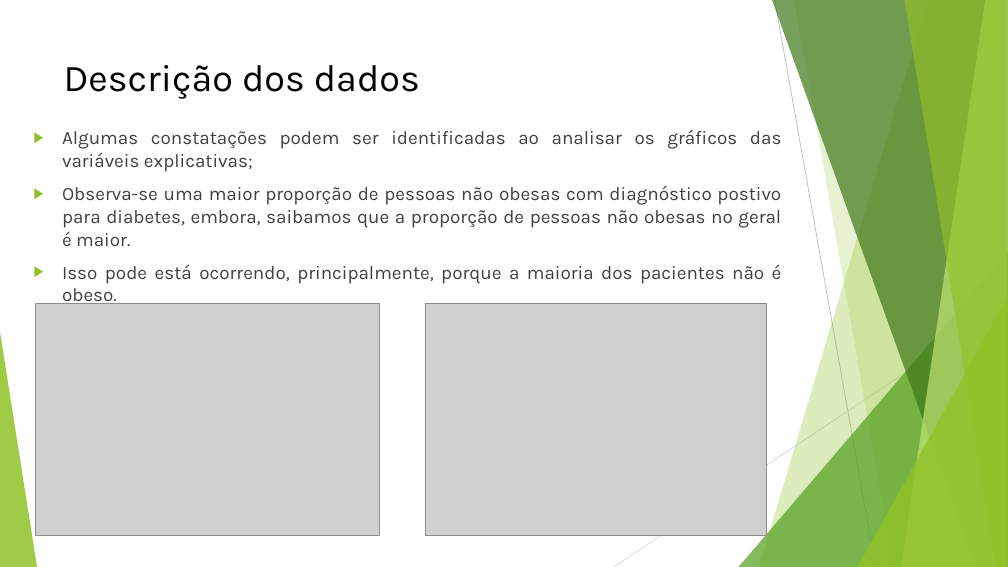
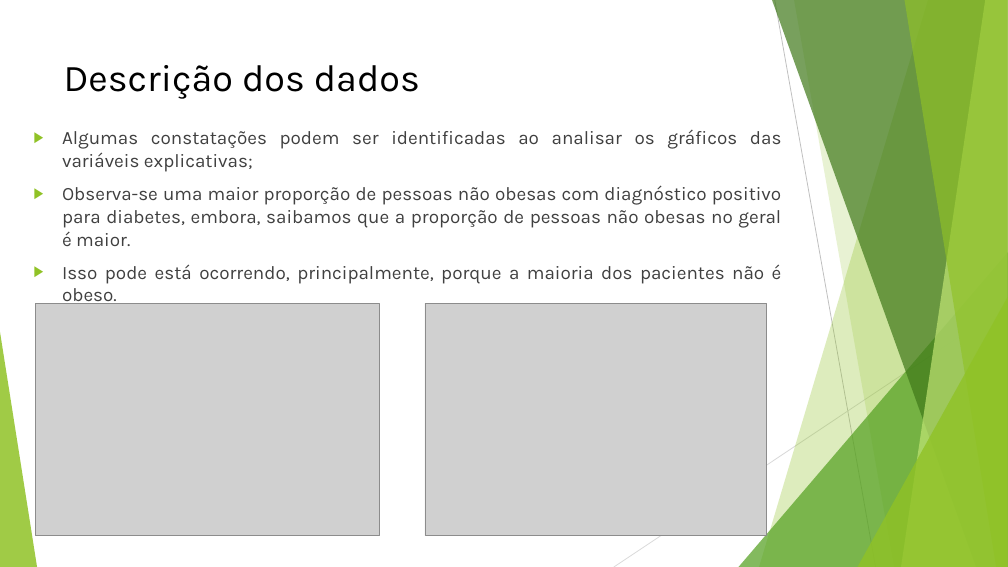
Before and after one commit to igorss77/diabetes_project, a slide deck: slide 5 of docs/Early stage diabetes – risk predictions.pptx. Drawn at 1008x567 pixels with LibreOffice and Linux fonts; fonts in the diff are those of the drawing; grey boxes stand for pictures. Boxes give left, top, right and bottom in pixels: in the first picture for what was removed or moved away, otherwise in the second. Text is boxed around its words. In the diff, an @@ line names an element or a change of style, - is before the commit and + after.

```diff
--- a/docs/Early stage diabetes – risk predictions.pptx
+++ b/docs/Early stage diabetes – risk predictions.pptx
@@ text at (62,185,781,246): text changed @@
-▶ Observa-se uma maior proporção de pessoas não obesas com diagnóstico postivo para diabetes, embora, saibamos que a proporção de pessoas não obesas no geral é maior.
+▶ Observa-se uma maior proporção de pessoas não obesas com diagnóstico positivo para diabetes, embora, saibamos que a proporção de pessoas não obesas no geral é maior.
```
Also in this commit, not shown: 7 other slides changed, 1 other file.
